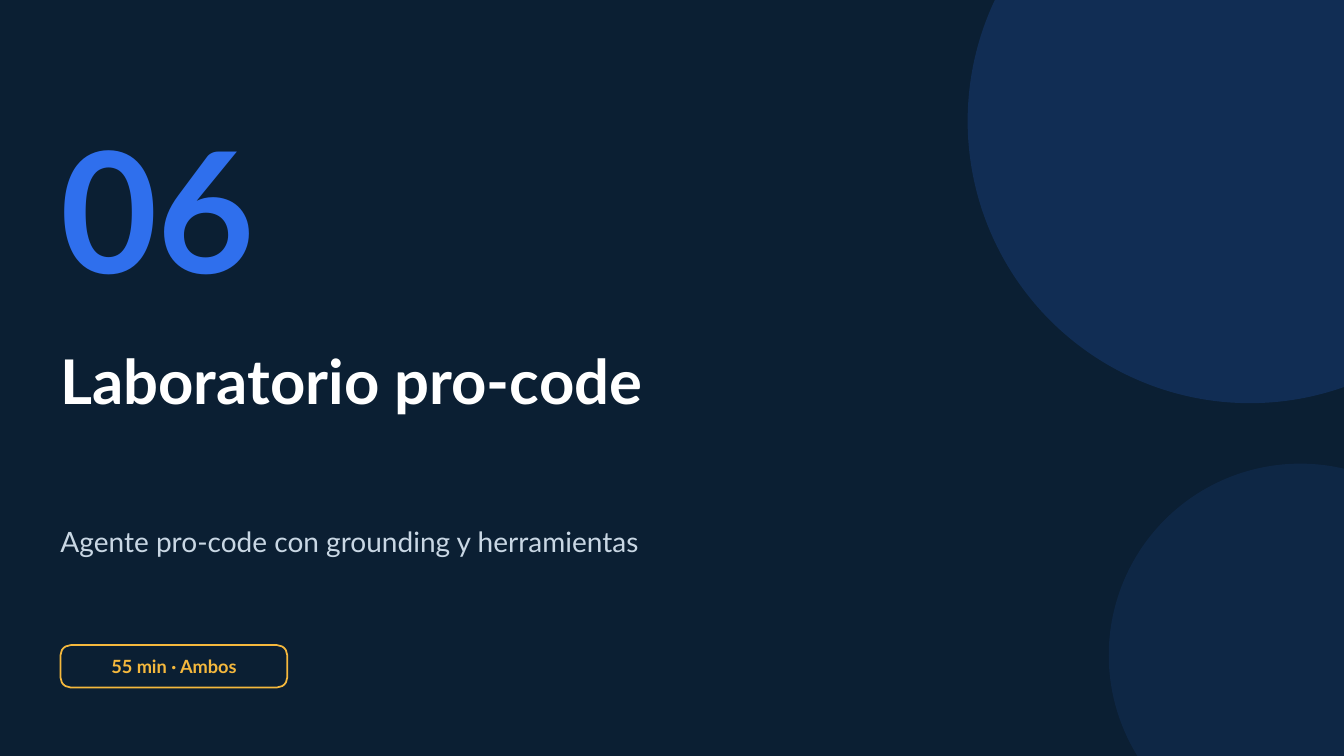
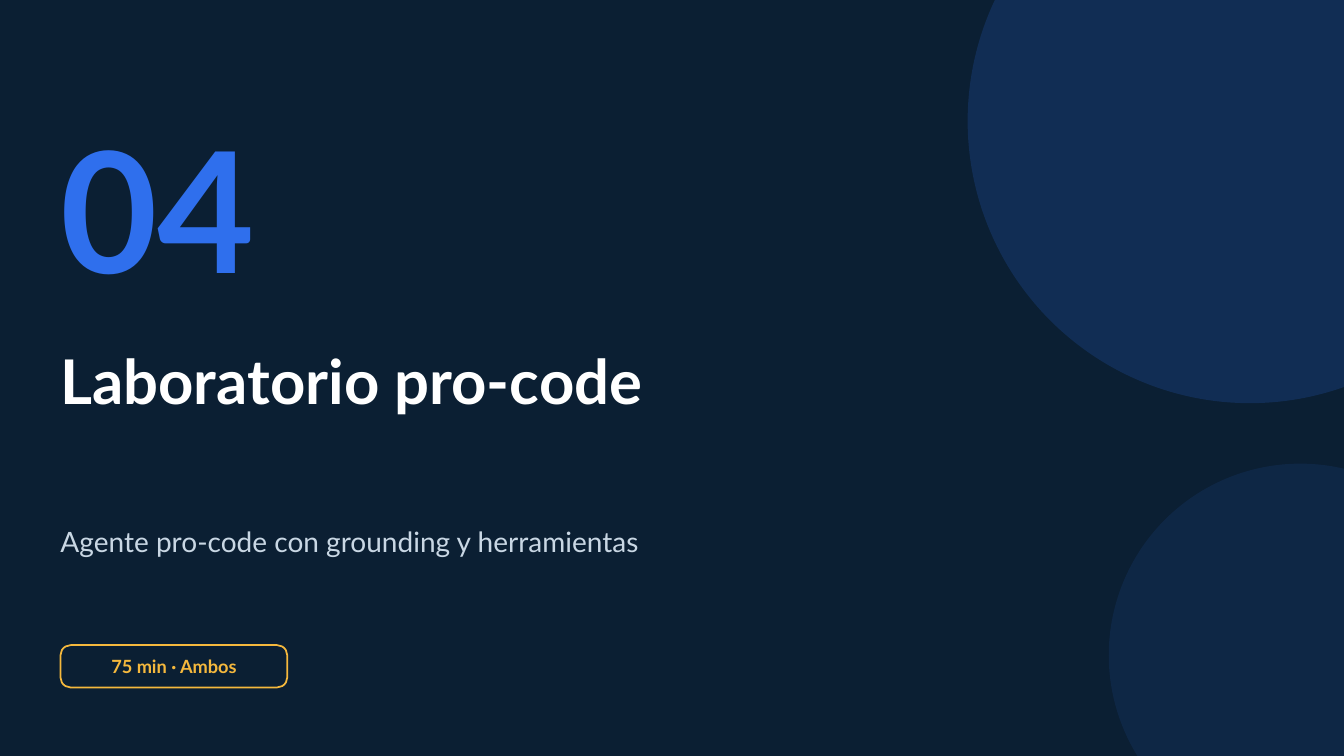
Before and after one commit to valegrajales/bci_workshop, a slide deck: slide 27 of presentaciones/BCI_Foundry_Dia2_L200_Agentes_RAG.pptx (slide 34 before the commit). Drawn at 1344x756 pixels with LibreOffice and Linux fonts; fonts in the diff are those of the drawing. Boxes give left, top, right and bottom in pixels: in the first picture for what was removed or moved away, otherwise in the second. Text is boxed around its words. In the diff, an @@ line names an element or a change of style, - is before the commit and + after.

```diff
--- a/presentaciones/BCI_Foundry_Dia2_L200_Agentes_RAG.pptx
+++ b/presentaciones/BCI_Foundry_Dia2_L200_Agentes_RAG.pptx
@@ text at (x1=60, y1=150, x2=255, y2=275): text changed @@
-06
+04
@@ text at (x1=111, y1=659, x2=237, y2=673): text changed @@
-55 min · Ambos
+75 min · Ambos
```
Also in this commit, not shown: 9 other slides changed, 1 slide added, 8 slides removed, 18 other files.
